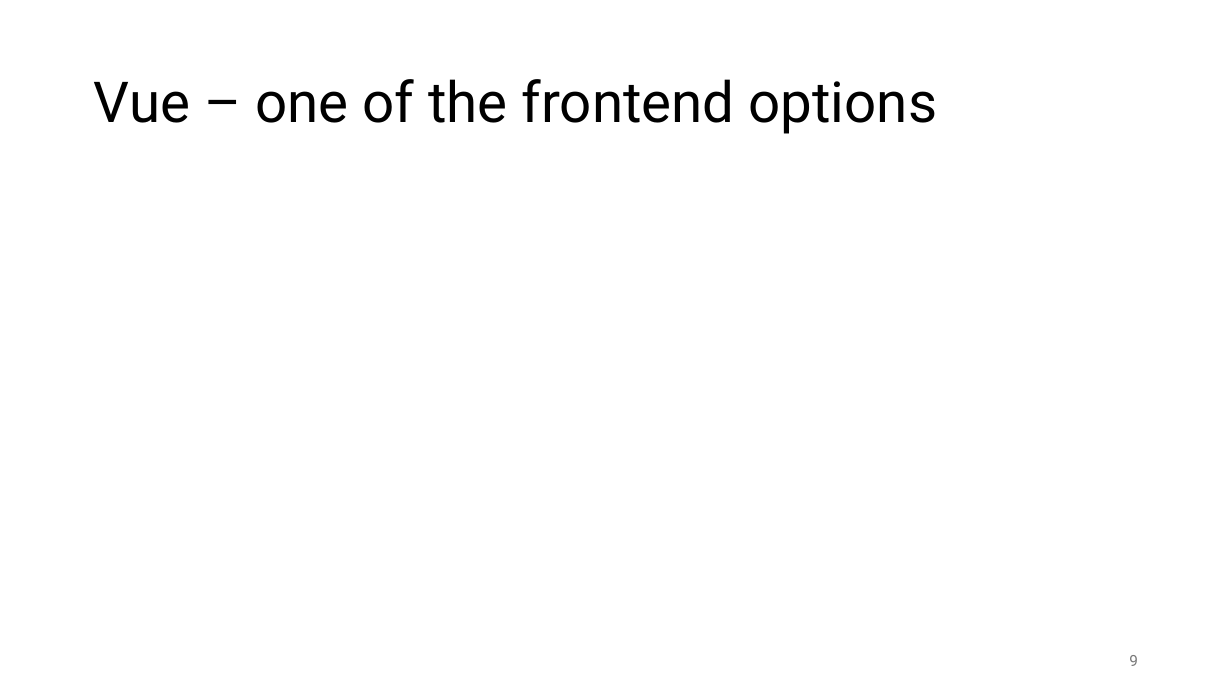
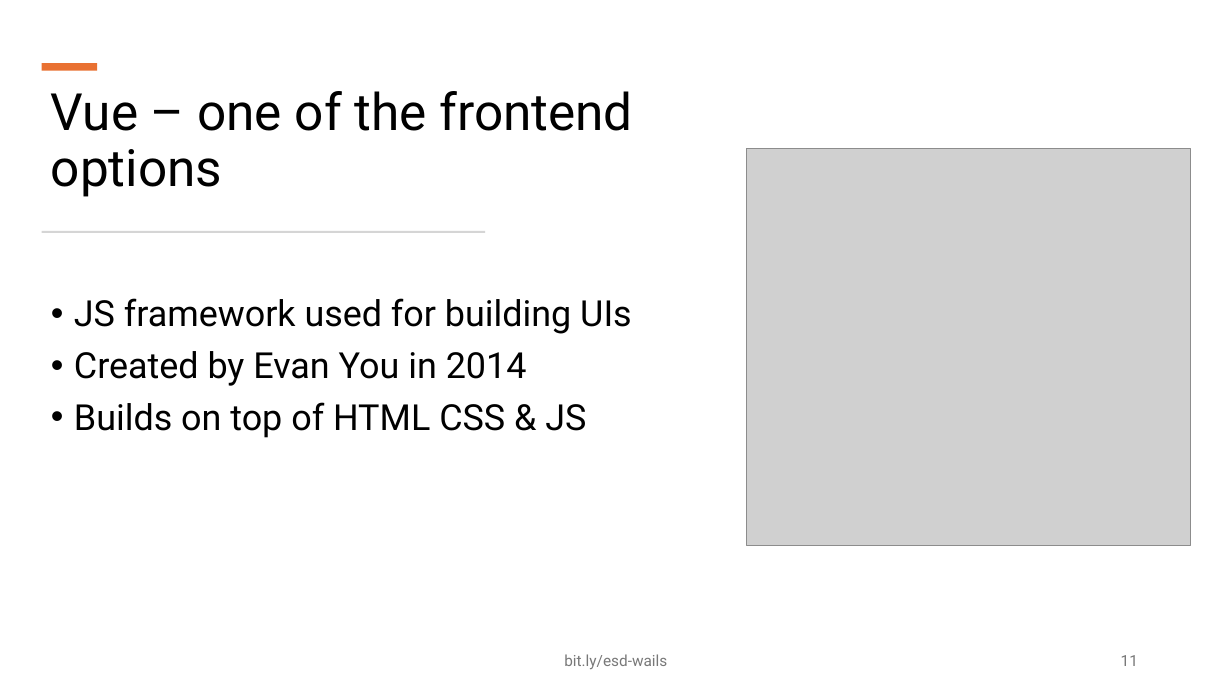
Before and after one commit to hiphof/esd-2024-wailsvue, a slide deck: slide 11 of presentation/Wails-Vue_Presentation.pptx (slide 9 before the commit). Drawn at 1232x693 pixels with LibreOffice and Linux fonts; fonts in the diff are those of the drawing; grey boxes stand for pictures. Boxes give left, top, right and bottom in pixels: in the first picture for what was removed or moved away, otherwise in the second. Text is boxed around its words. In the diff, an @@ line names an element or a change of style, - is before the commit and + after.

```diff
--- a/presentation/Wails-Vue_Presentation.pptx
+++ b/presentation/Wails-Vue_Presentation.pptx
@@ rectangle added at <box>42,63,97,70</box>, fill #E97132 @@
@@ title "Vue – one of the ...": place and size @@
-title "Vue – one of the ..." at <box>94,79,938,134</box>
+title "Vue – one of the ..." at <box>51,91,632,197</box>
@@ title "Vue – one of the ..." at <box>51,91,632,197</box>: size 44 to 40 pt; vertical alignment middle to bottom @@
@@ picture added at <box>747,148,1190,545</box> @@
@@ rectangle added at <box>42,231,485,233</box>, fill #D5D5D5 @@
@@ text added at <box>74,298,632,438</box>, 28 pt, text #000000 @@
+• JS framework used for building UIs
+• Created by Evan You in 2014
+• Builds on top of HTML CSS & JS
@@ text added at <box>564,654,667,669</box>, 12 pt, text #797979 @@
+bit.ly/esd-wails
@@ page number at <box>1121,655,1138,666</box>: text changed @@
-9
+11
```
Also in this commit, not shown: 5 other slides changed, 10 slides added, 8 slides removed, 1 other file.
